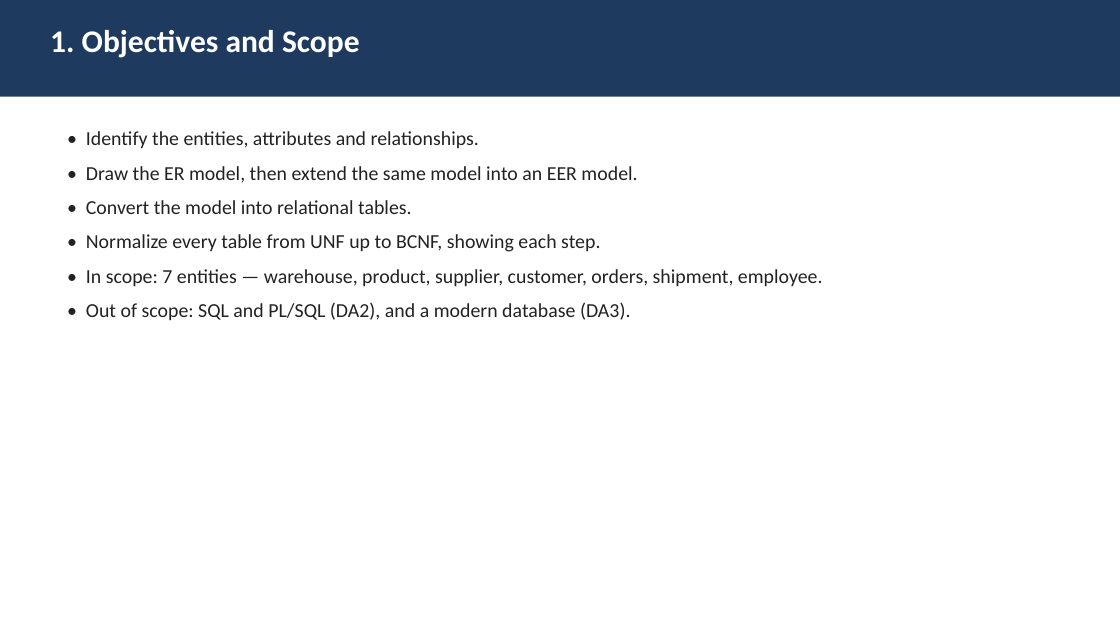
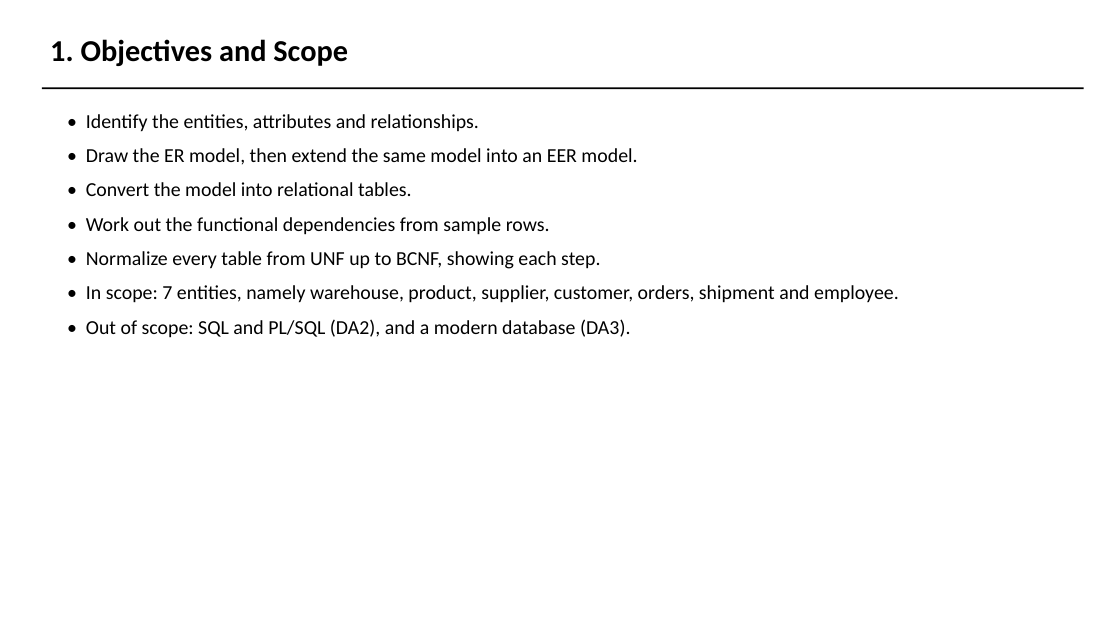
Before and after one commit to AviDhandhania/warehouse-supply-chain-dbms, a slide deck: slide 5 of presentation/DA1_Presentation.pptx. Drawn at 1120x630 pixels with LibreOffice and Linux fonts; fonts in the diff are those of the drawing. Boxes give left, top, right and bottom in pixels: in the first picture for what was removed or moved away, otherwise in the second. Text is boxed around its words. In the diff, an @@ line names an element or a change of style, - is before the commit and + after.

```diff
--- a/presentation/DA1_Presentation.pptx
+++ b/presentation/DA1_Presentation.pptx
@@ text "1. Objectives and Scope": place and size @@
-text "1. Objectives and Scope" at bbox=[50, 30, 360, 58]
+text "1. Objectives and Scope" at bbox=[50, 39, 348, 66]
@@ text "1. Objectives and Scope" at bbox=[50, 39, 348, 66]: size 27 to 26 pt, text colour #FFFFFF to #000000 @@
@@ rectangle: place and size @@
-rectangle at bbox=[0, 0, 1120, 97]
+rectangle at bbox=[42, 87, 1084, 89]
@@ rectangle at bbox=[42, 87, 1084, 89]: fill #1F3A5F to #000000 @@
@@ text "• Identify the entities, attributes ...": place and size @@
-text "• Identify the entities, attributes ..." at bbox=[86, 131, 823, 321]
+text "• Identify the entities, attributes ..." at bbox=[86, 114, 899, 338]
@@ text at bbox=[86, 114, 637, 338]: text colour #222222 to #000000 in "• Identify the entities, attributes and relationships.", "• Draw the ER model, then extend ...", "• Convert the model into relational tables.", "• Normalize every table from UNF up ..." and 1 more places @@
@@ text at bbox=[86, 217, 550, 235]: paragraph added @@
+• Work out the functional dependencies from sample rows.
@@ text at bbox=[86, 285, 899, 303]: text changed; text colour #222222 to #000000 @@
-• In scope: 7 entities — warehouse, product, supplier, customer, orders, shipment, employee.
+• In scope: 7 entities, namely warehouse, product, supplier, customer, orders, shipment and employee.
```
Also in this commit, not shown: 16 other slides changed, 16 slides added, 5 slides removed, 14 other files.
